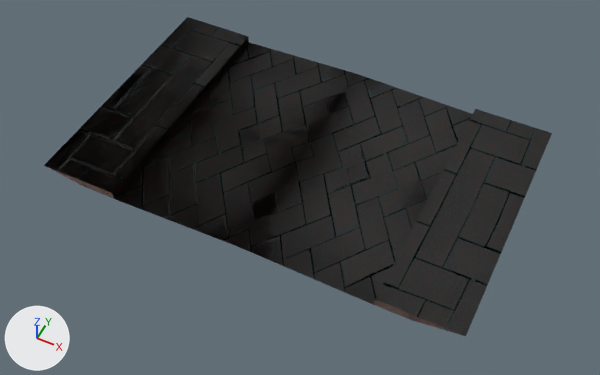
A saved change to the Blender file Project/models/road/road.blend.
Before and after are seen from a camera (50 mm lens) standing at (11.7, -23.6, 27.3) and looking at (0.4, -1.0, -1.0). Every picture has the same lights, and +X, +Y and +Z are marked at lower left.
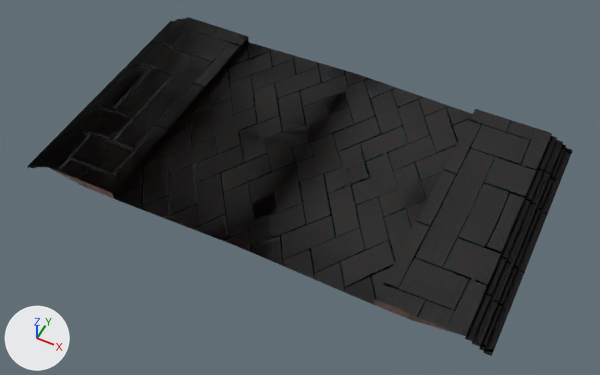
Where the change shows, as pixel boxes (x1, y1, x2, y2) in the pictures (600 x 375 px):
'Plane', reshaped (7% wider, 7% taller)
    before: (44, 17, 552, 336)
    after: (27, 17, 573, 357)
part 1 of me_plane_001, added (black)
    after: (27, 18, 573, 357)

What the commit changed:
me_plane_001 is used by ob_plane; location (0.0, 0.0, 0.0); scale (1.0, -1.0, 1.0).
Verts and faces of me_plane_001; kept vertices keep their numbers, new ones are numbered from 36.
Before the commit, vertices of me_plane_001: 4 (9.81, 0.0, 0.37) at pixel (513, 224), 9 (9.81, -6.04, 0.37) at pixel (552, 133).
me_plane_001 had 36 vertices, 13 faces and spanned x 0.0..9.81, y -6.04..0.0, z 0.0..0.37.
me_plane_001 now has 54 vertices, 22 faces and spans x 0.0..10.91, y -6.04..0.0, z -0.35..0.37.
Part 1, on me_plane_001:
New vertex 36 is at (9.81, -6.04, 0.21), pixel (551, 135).
New vertex 37 is at (10.08, -6.04, 0.21), pixel (557, 137).
New vertex 38 is at (10.08, -6.04, 0.08), pixel (556, 139).
New vertex 39 is at (10.41, -6.04, 0.08), pixel (563, 141).
New vertex 40 is at (10.41, -6.04, -0.08), pixel (562, 144).
New vertex 41 is at (10.59, -6.04, -0.08), pixel (566, 145).
New vertex 42 is at (10.59, -6.04, -0.22), pixel (565, 147).
New vertex 43 is at (10.91, -6.04, -0.22), pixel (572, 149).
New vertex 44 is at (10.91, -6.04, -0.35), pixel (572, 151).
New vertices 45 to 53 stand at vertices 36 to 44, in that order, plus (0.0, 6.04, 0.0).
New faces: (4, 9, 36, 45), (36, 37, 46, 45), (37, 38, 47, 46), (38, 39, 48, 47), (39, 40, 49, 48), (40, 41, 50, 49).
New faces: (41, 42, 51, 50), (42, 43, 52, 51), (43, 44, 53, 52).
